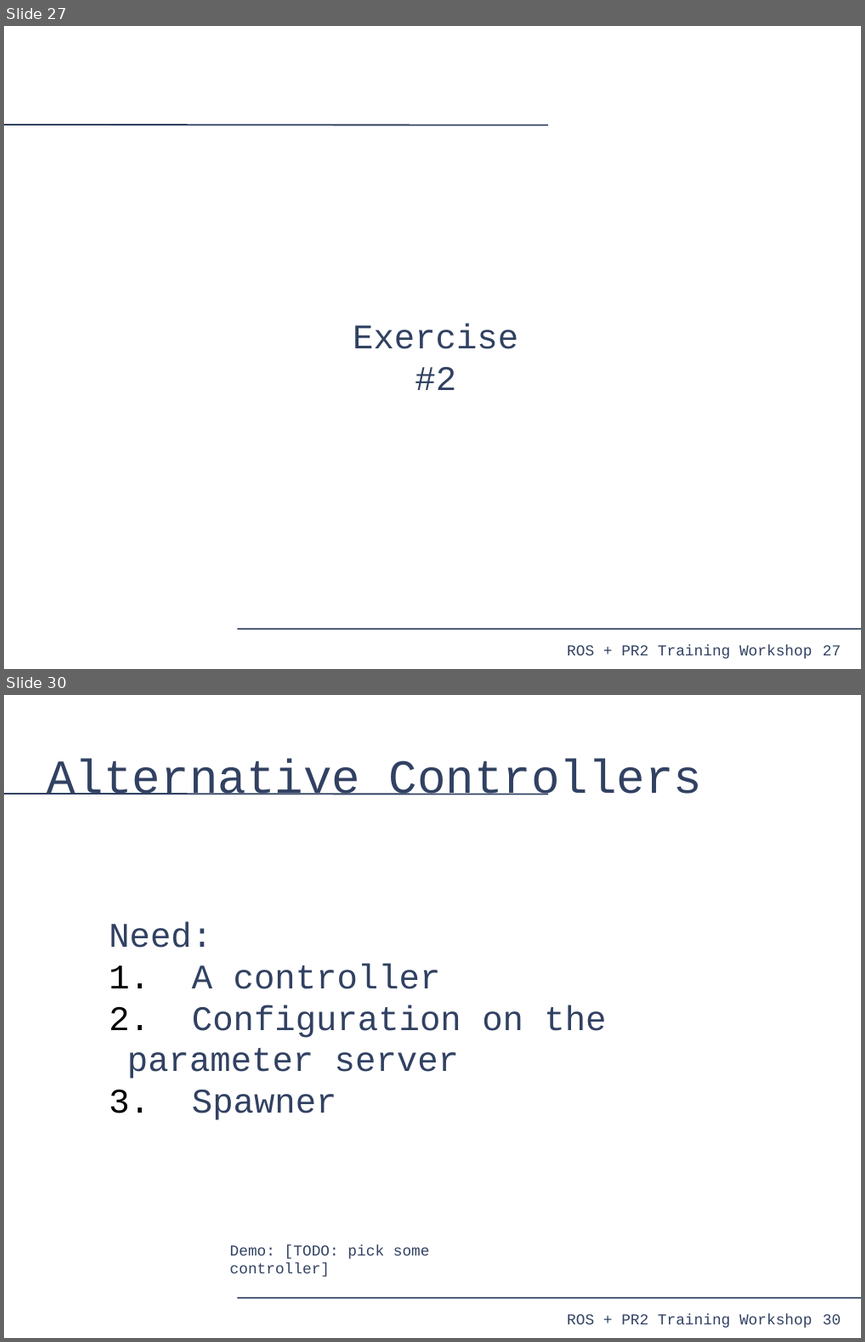
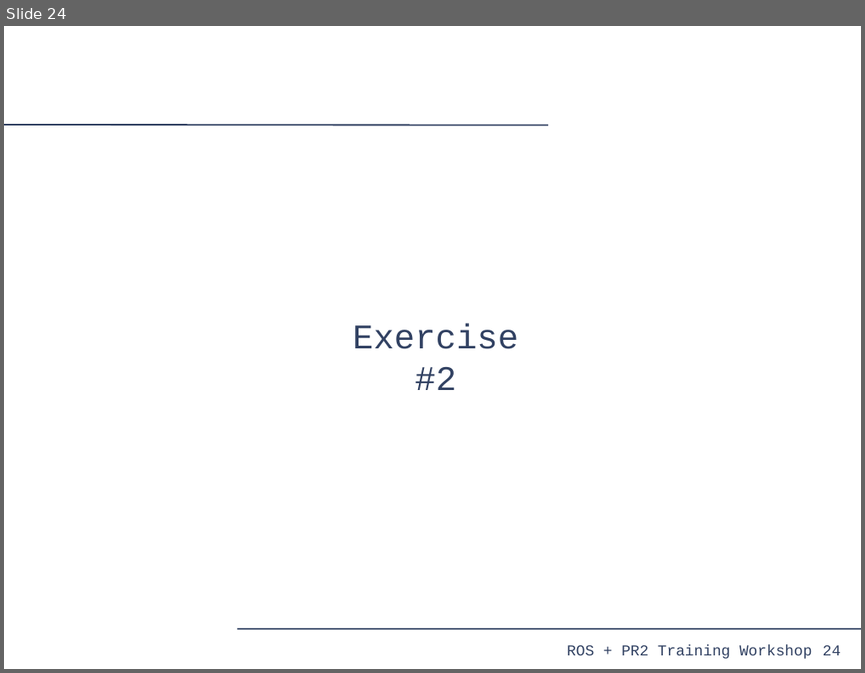
Before and after one commit to PR2/pr2_docs, a slide deck: pr2_training_workshop/moving_mechanism/slides.odp. Shown one above the other, each under a label of ours: slides 27 and 30 before the commit, slide 24 after it; the slides between them are not shown. The pictures are 865x1342 and 865x673 pixels, drawn with LibreOffice and Linux fonts; fonts in the diff are those of the drawing. Boxes give left, top, right and bottom in pixels: in the first picture for what was removed or moved away, otherwise in the second. Text is boxed around its words. In the diff, an @@ line names an element or a change of style, - is before the commit and + after.

```diff
--- a/pr2_training_workshop/moving_mechanism/slides.odp
+++ b/pr2_training_workshop/moving_mechanism/slides.odp
@@ slide 30 removed at [4, 695, 861, 1338], background #FFFFFF; not listed: 4 template elements that a slide beside it also shows @@
@@ title removed at [46, 759, 703, 795] @@
-Alternative Controllers
@@ text removed at [109, 922, 606, 1120] @@
-Need:
-1. A controller
-2. Configuration on the parameter server
-3. Spawner
@@ text removed at [230, 1245, 430, 1276] @@
-Demo: [TODO: pick some controller]
@@ what was slide 27 is now slide 24 @@
@@ page number at [823, 645, 840, 655]: text changed @@
-27
+24
```
Also in this commit, not shown: 1 slide added, 5 other slides removed.
